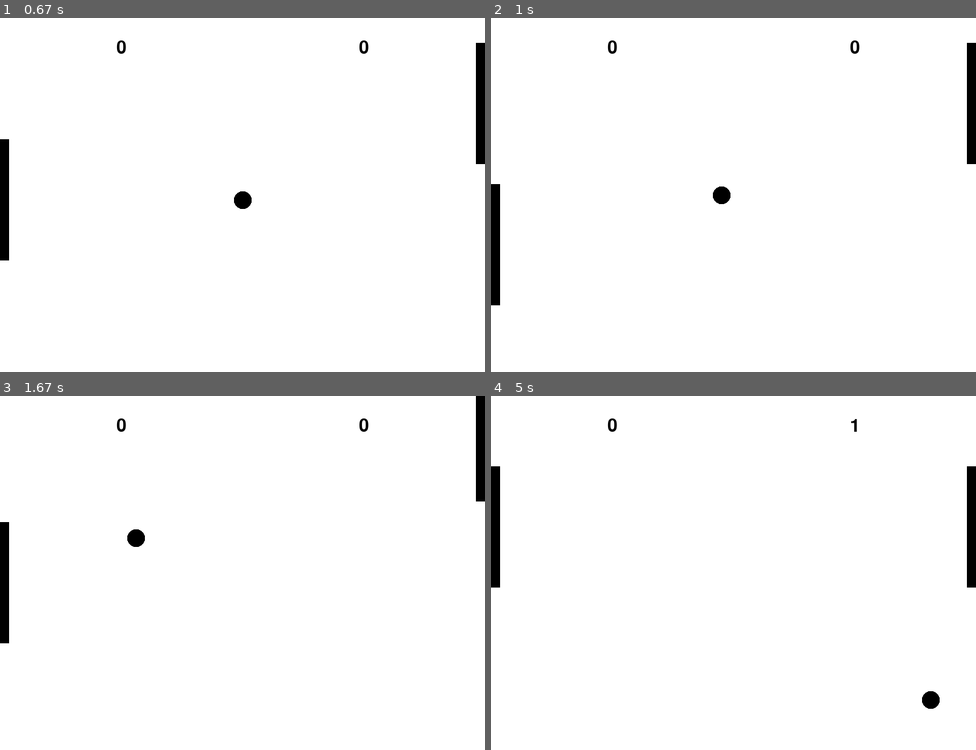
Above: before the commit, frames 1-4 (two rows, left to right).
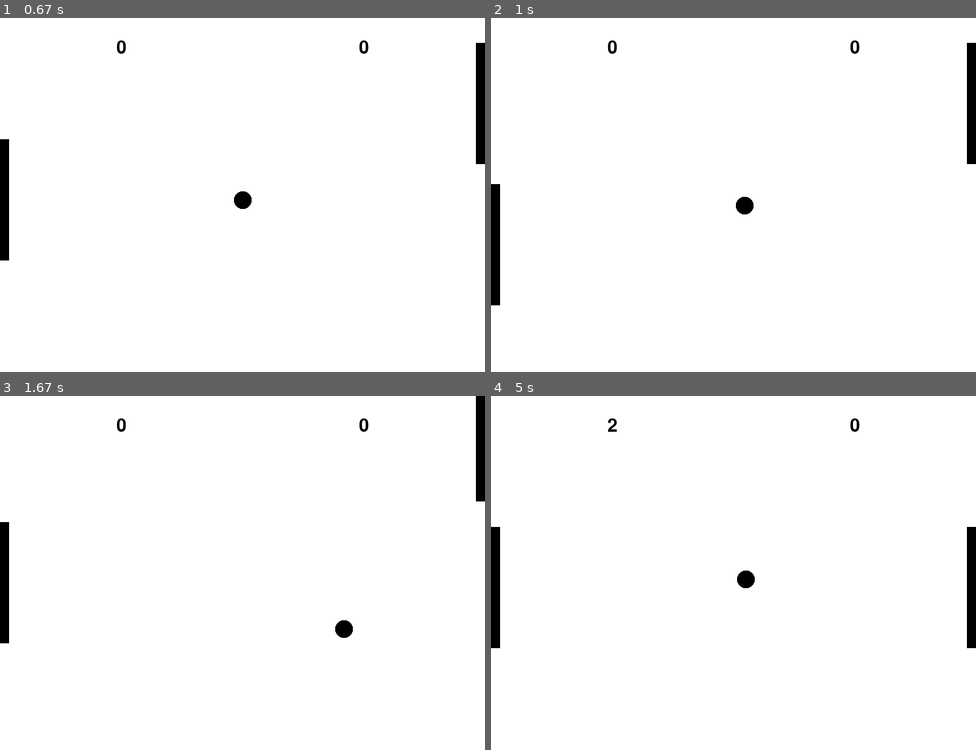
Above: after the commit, the same moments.

Repository: migouche/DojoGame
Game: pygame game, started from examples/pong-old.py
Two runs of this game, one before a commit and one after it. Both use one fixed random seed, a clock stepped at 60 frames per second and the inputs below.
Inputs:
- Up to frame 1 (0.67 s): hold Up from 0.33 s (still down)
- Up to frame 2 (1 s): release Up at 0.8 s; hold Down from 0.83 s (still down); hold S from 0.83 s (still down); tap Space at 0.9 s
- Up to frame 3 (1.67 s): release Down at 1.13 s; release S at 1.13 s; hold Up 1.17-1.53 s; hold W 1.17-1.53 s; tap Space at 1.23, 1.63 s; hold Down from 1.57 s (still down); hold S from 1.57 s (still down)
- Up to frame 4 (5 s): release Down at 1.93 s; release S at 1.93 s; hold Up 1.97-2.27 s; hold W 1.97-2.27 s; tap Space at 2.03, 2.37, 3.03, 3.43, 3.83, 4.17, 4.5, 4.9 s; hold Down 2.3-2.6 s; hold S 2.3-2.6 s; tap E at 2.63 s; hold Up 2.97-3.33 s; hold W 2.97-3.33 s; hold Down 3.37-3.73 s; hold S 3.37-3.73 s; hold Up 3.77-4.07 s; hold W 3.77-4.07 s; hold Down 4.1-4.4 s; hold S 4.1-4.4 s; hold Up 4.43-4.8 s; hold W 4.43-4.8 s; hold Down from 4.83 s (still down); hold S from 4.83 s (still down)

Frame 1 is identical in both runs. In frame 2, 0.3% of the frame differs, in the area x 45-55%, y 47-56%; in frame 3, 0.3%; in frame 4, 1.7%, in the area x 0-100%, y 6-89%.

Commit message:
moved scripts to dojomaths submodule

Diff:
--- a/dojogame/__init__.py
+++ b/dojogame/__init__.py
@@ -1,4 +1,5 @@
-# __init__.py
+# dojogame __init__.py
+
 from dojogame.dojogame import *
 
 print("Thanks for using DojoGame!")
--- a/dojogame/dojogame.py
+++ b/dojogame/dojogame.py
@@ -1,6 +1,7 @@
-import math
-import random
-import sys
+# dojogame.py
+# This file contains the base of the engine.
+# This file acts as a link between all submodules
+
 import time
 from enum import Enum
 from typing import Union
@@ -8,10 +9,8 @@
 import pygame
 from pygame.constants import *
 
-sys.path.append("")
-
-from dojogame.vectors import *
-from dojogame.dojomathfunctions import *
+
+from dojogame.dojomaths import *
 
 
 class Quaternion:
--- /dev/null
+++ b/dojogame/dojomaths/__init__.py
@@ -0,0 +1,4 @@
+# dojomaths __init__.py
+
+from dojogame.dojomaths.dojomathfunctions import *
+from dojogame.dojomaths.vectors import *
--- /dev/null
+++ b/dojogame/dojomaths/dojomathfunctions.py
@@ -0,0 +1,18 @@
+import math
+import sys
+from sys import float_info
+
+
+class Mathf:
+    @staticmethod
+    def clamp(value, Min, Max):
+        if value <= Min:
+            return Min
+        elif value >= Max:
+            return Max
+        else:
+            return value
+
+    Deg2Rad = math.pi / 180
+    Rad2Deg = 1 / Deg2Rad
+    epsilon = float_info.epsilon
--- /dev/null
+++ b/dojogame/dojomaths/vectors.py
@@ -0,0 +1,147 @@
+# vectors.py
+# This file contains Vector2 and Vector2Int classes.
+# This file contains all vector related calculations.
+
+import random
+
+from dojogame.dojomaths.dojomathfunctions import *
+
+
+class Vector2:
+    def __init__(self, x, y):
+        self.x = x
+        self.y = y
+
+    def __add__(self, v):
+        return Vector2(self.x + v.x, self.y + v.y)
+
+    def __sub__(self, v):
+        return Vector2(self.x - v.x, self.y - v.y)
+
+    def __neg__(self):
+        return Vector2(-self.x, -self.y)
+
+    def __mul__(self, f):
+        return Vector2(self.x * f, self.y * f)
+
+    def __truediv__(self, f):
+        return Vector2(self.x / f, self.y / f)
+
+    def __str__(self):
+        return "Vector2:(" + str(self.x) + ", " + str(self.y) + ")"
+
+    def __eq__(self, v):
+        return self.x == v.x and self.y == v.y
+
+    def to_tuple(self) -> tuple:
+        return self.x, self.y
+
+    @staticmethod
+    def zero():
+        return Vector2(0, 0)
+
+    @staticmethod
+    def dot(a, b) -> float:
+        return a.x * b.x + a.y * b.y
+
+    @staticmethod
+    def cross(a, b) -> float:
+        return a.x * b.y - b.x * a.y
+
+    @staticmethod
+    def scale(a, b):
+        return Vector2(a.x * b.x, a.y * b.y)
+
+    @staticmethod
+    def angle_rad(a, b) -> float:
+        return math.atan2(Vector2.cross(a, b), Vector2.dot(a, b))
+
+    @staticmethod
+    def angle_deg(a, b):
+        return Vector2.angle_rad(a, b) * Mathf.Rad2Deg
+
+    def to_vector2_int(self):
+        return Vector2Int(int(self.x), int(self.y))
+
+    def magnitude(self):
+        return math.sqrt(self.x ** 2 + self.y ** 2)
+
+    def left_perpendicular(self):
+        return Vector2(self.y, -self.x)
+
+    def right_perpendicular(self):
+        return Vector2(-self.y, self.x)
+
+    @staticmethod
+    def distance(a, b):
+        return (b - a).magnitude()
+
+    def normalized(self):
+        return self / self.magnitude()
+
+    @staticmethod
+    def from_angle_rad(angle):
+        return Vector2(math.cos(angle), math.sin(angle))
+
+    @staticmethod
+    def from_angle_deg(angle):
+        return Vector2.from_angle_rad(angle * Mathf.Deg2Rad)
+
+    @staticmethod
+    def random():
+        return Vector2.rad_random(0, 6.28)
+
+    @staticmethod
+    def deg_random(a, b):
+        return Vector2.rad_random(a * Mathf.Deg2Rad, b * Mathf.Deg2Rad)
+
+    @staticmethod
+    def rad_random(a, b):
+        return Vector2.from_angle_rad(random.randint(int(a * 100), int(b * 100)) / 100).normalized()
+
+    @staticmethod
+    def rotate_by_rads(v, r):
+        return Vector2(int((v.x * math.cos(r) - v.y * math.sin(r)) * 1000) / 1000,
+                       int((v.x * math.sin(r) + v.y * math.cos(r)) * 1000) / 1000)
+
+    @staticmethod
+    def rotate_by_degs(v, d):
+        return Vector2.rotate_by_rads(v, d * Mathf.Deg2Rad)
+
+
+class Vector2Int:
+    def __init__(self, x, y):
+        self.x = int(x)
+        self.y = int(y)
+
+    def __add__(self, v):
+        return Vector2Int(self.x + v.x, self.y + v.y)
+
+    def __sub__(self, v):
+        return Vector2Int(self.x - v.x, self.y - v.y)
+
+    def __mul__(self, f):
+        return Vector2Int(self.x * f, self.y * f)
+
+    def __truediv__(self, f):
+        return Vector2Int(self.x / f, self.y / f)
+
+    def __str__(self):
+        return "Vector2Int:(" + str(self.x) + ", " + str(self.y) + ")"
+
+    def __eq__(self, v):
+        return self.x == v.x and self.y == v.y
+
+    @staticmethod
+    def zero():
+        return Vector2(0, 0)
+
+    def magnitude(self):
+        return math.sqrt(self.x ** 2 + self.y ** 2)
+
+    @staticmethod
+    def distance(a, b):
+        return (b - a).magnitude()
+
+    def normalized(self):
+        return self / self.magnitude()
